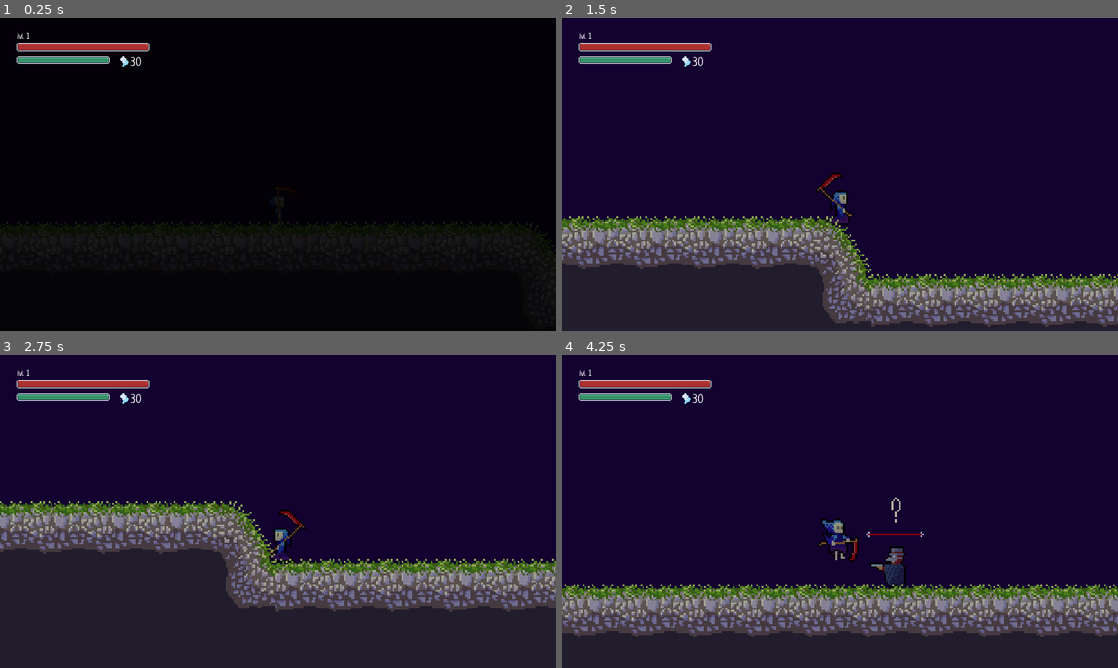
Above: before the commit, frames 1-4 (two rows, left to right).
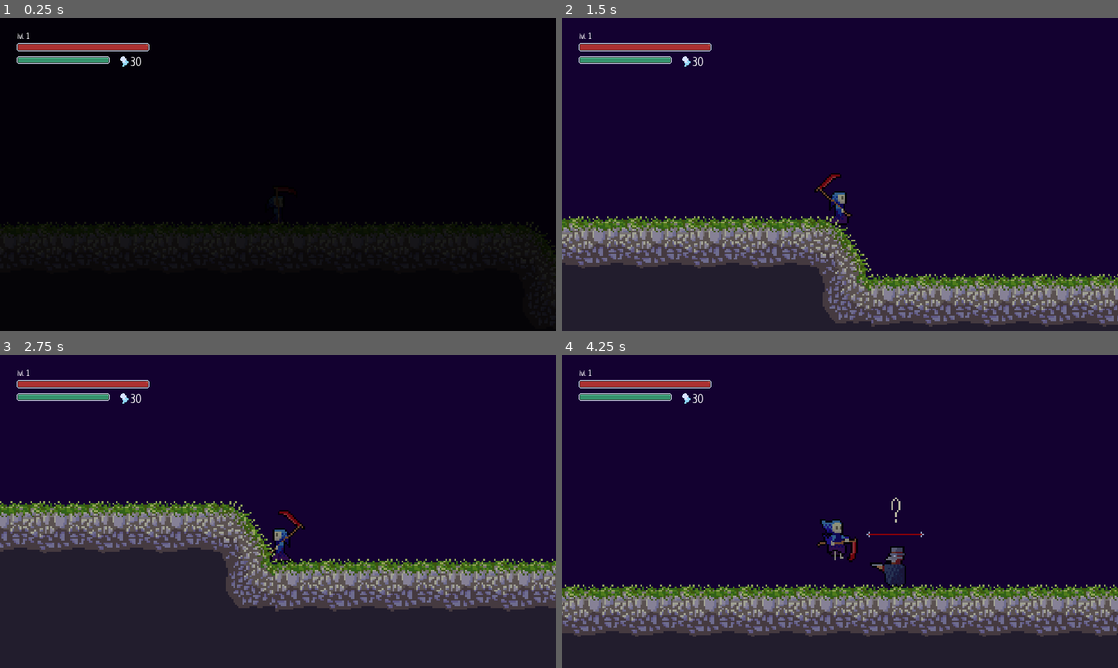
Above: after the commit, the same moments.

Repository: icherevatyi/GrimEdvard_old
Game: Godot game, scene res://Scenes/Levels/Test_lvl.tscn
Two runs of this game, one before a commit and one after it. Both use one fixed random seed, a clock stepped at 60 frames per second and the inputs below. The engine's default icon, where the game draws it, is replaced by a stand-in: a white triangle on a blue panel in a dark square.
Inputs:
- Up to frame 1 (0.25 s): no input
- Up to frame 2 (1.5 s): hold Right (ui_right) from 0.53 s (still down); tap Up (ui_up) at 0.77 s
- Up to frame 3 (2.75 s): tap Up (ui_up) at 1.52 s; release Right (ui_right) at 2.03 s; hold Left (ui_left) from 2.03 s (still down)
- Up to frame 4 (4.25 s): release Left (ui_left) at 2.78 s; hold Right (ui_right) from 2.78 s (still down); tap Up (ui_up) at 3.02, 3.77 s

The runs differ from the first frame. In frame 1, less than 0.1% of the frame differs, in the area x 0-100%, y 8-75%; in frame 2, 1.3%; in frame 3, 1.3%; in frame 4, 1.5%, in the area x 0-100%, y 8-90%.

Commit message:
added new bg, removed previous one

Diff:
--- a/Scenes/Levels/Test_lvl.tscn
+++ b/Scenes/Levels/Test_lvl.tscn
@@ -211,7 +211,6 @@
 script = ExtResource( 1 )
 
 [node name="Background_sky" type="CanvasLayer" parent="."]
-editor/display_folded = true
 layer = -1
 
 [node name="BgColor" type="ColorRect" parent="Background_sky"]
--- a/project.godot
+++ b/project.godot
@@ -36,6 +36,7 @@
 window/size/height=576
 window/stretch/mode="2d"
 window/stretch/aspect="keep"
+window/2d/use_pixel_snap=false
 
 [importer_defaults]
 
@@ -143,4 +144,5 @@
 
 [rendering]
 
+quality/2d/use_pixel_snap=true
 environment/default_environment="res://default_env.tres"
Binary file added: Resources/Img/Background/Night_Calm/forest_bg.png
Not shown, added: Resources/Img/Background/Night_Calm/forest_bg.png.import
Binary file added: Resources/Img/Background/forest_bg.png
Not shown, added: Resources/Img/Background/forest_bg.png.import
